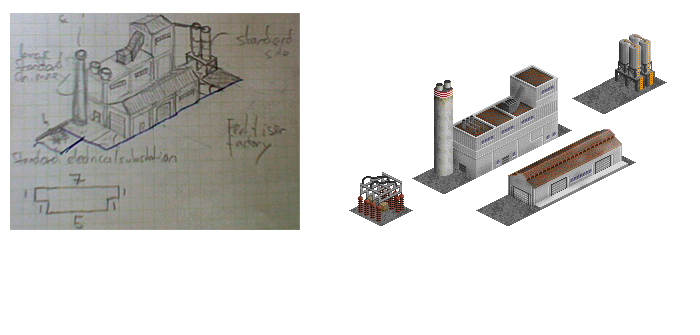
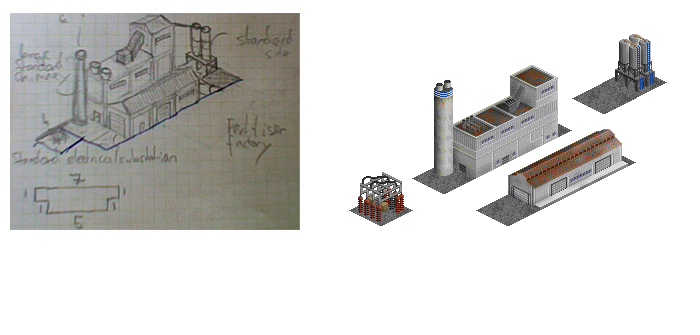
The second 700×335 image is a revision of the first. Changes to its layers:
painted on "chimney" over [434, 89, 453, 98]
painted on "large building" over [454, 65, 558, 167]
removed layer "tile asphalt copy 3" from group "main building" over [508, 115, 550, 143]
painted on "tile asphalt copy 2" over [454, 115, 550, 167]
removed layer "tile asphalt copy" from group "main building" over [454, 147, 496, 167]
painted on "silos" (2nd of 2, in "silos") over [636, 41, 653, 90]
